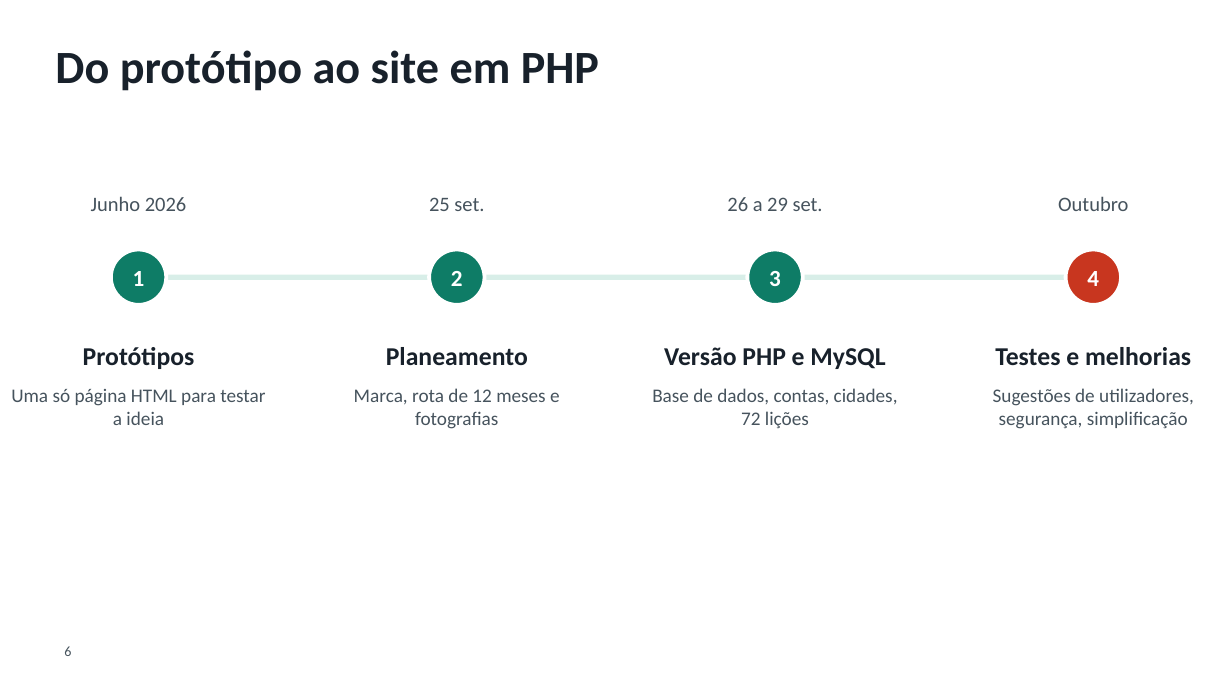
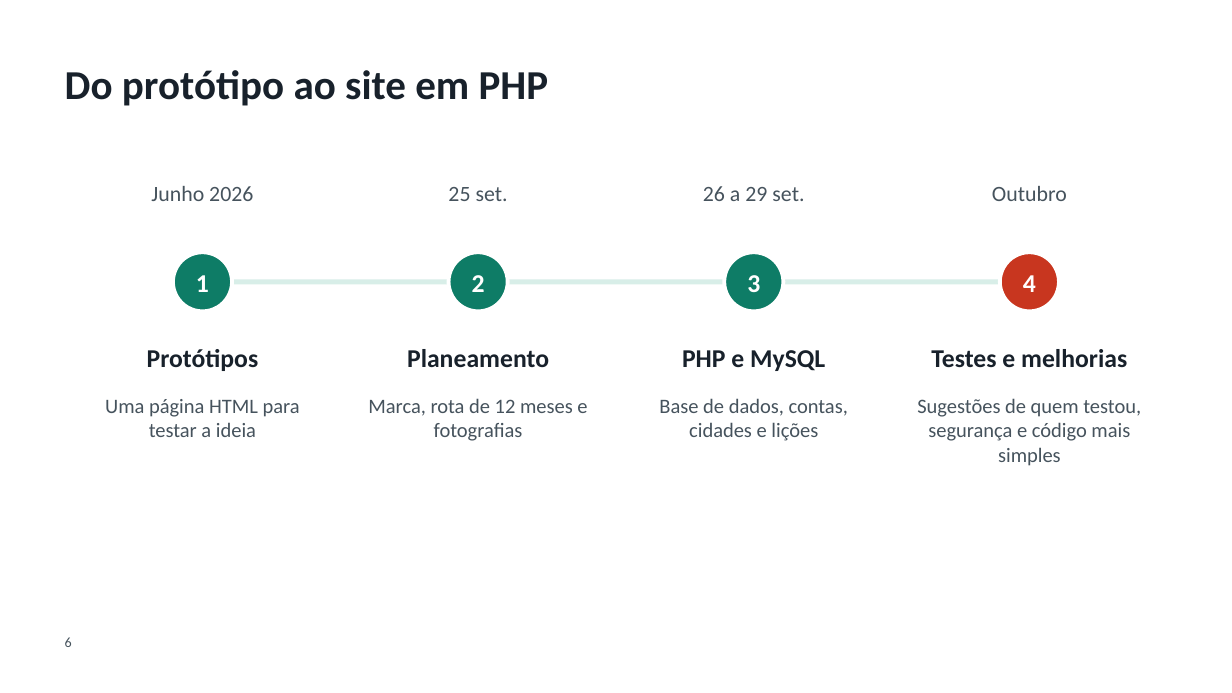
Before and after one commit to SCCPScar/MandarinCourse, a slide deck: slide 6 of docs/entregas/Apresentação - Chá.pptx. Drawn at 1232x693 pixels with LibreOffice and Linux fonts; fonts in the diff are those of the drawing; background and template pictures are left out. Boxes give left, top, right and bottom in pixels: in the first picture for what was removed or moved away, otherwise in the second. Text is boxed around its words. In the diff, an @@ line names an element or a change of style, - is before the commit and + after.

```diff
--- a/docs/entregas/Apresentação - Chá.pptx
+++ b/docs/entregas/Apresentação - Chá.pptx
@@ title "Do protótipo ao site em ...": place and size @@
-title "Do protótipo ao site em ..." at (55,50,599,91)
+title "Do protótipo ao site em ..." at (65,70,549,106)
@@ title "Do protótipo ao site em ..." at (65,70,549,106): size 36 to 32 pt; vertical alignment top to middle @@
@@ text "Junho 2026": place and size @@
-text "Junho 2026" at (91,196,186,211)
+text "Junho 2026" at (151,186,253,201)
@@ text "25 set.": place and size @@
-text "25 set." at (429,197,484,211)
+text "25 set." at (448,187,508,201)
@@ text "26 a 29 set.": place and size @@
-text "26 a 29 set." at (727,197,823,211)
+text "26 a 29 set." at (703,186,804,201)
@@ size 16 to 17 pt; vertical alignment middle to top in 4 elements at (703,186,804,201), (448,187,508,201), (151,186,253,201), (992,186,1067,201) @@
@@ text "Outubro": place and size @@
-text "Outubro" at (1058,196,1128,211)
+text "Outubro" at (992,186,1067,201)
@@ text "1": place and size @@
-text "1" at (133,271,145,286)
+text "1" at (196,275,209,292)
@@ ellipse: place and size @@
-ellipse at (111,250,166,305)
+ellipse at (173,252,232,311)
@@ text "2": place and size @@
-text "2" at (451,271,463,286)
+text "2" at (472,275,485,292)
@@ ellipse: place and size @@
-ellipse at (429,250,484,305)
+ellipse at (448,252,507,311)
@@ text "3": place and size @@
-text "3" at (769,271,781,286)
+text "3" at (747,275,760,292)
@@ ellipse: place and size @@
-ellipse at (748,250,803,305)
+ellipse at (725,252,784,311)
@@ size 18 to 20 pt in 4 elements at (472,275,485,292), (747,275,760,292), (196,275,209,292), (1023,275,1036,292) @@
@@ text "4": place and size @@
-text "4" at (1087,271,1099,286)
+text "4" at (1023,275,1036,292)
@@ ellipse: place and size @@
-ellipse at (1066,250,1121,305)
+ellipse at (1000,252,1059,311)
@@ line moved from (139, 277) - (1093, 277) to (202, 282) - (1030, 282) @@
@@ text "Protótipos": place and size @@
-text "Protótipos" at (83,347,195,369)
+text "Protótipos" at (147,349,259,371)
@@ text "Planeamento": place and size @@
-text "Planeamento" at (386,347,528,365)
+text "Planeamento" at (407,349,549,367)
@@ vertical alignment middle to top in 4 elements at (407,349,549,367), (147,349,259,371), (931,349,1127,367), (682,350,825,371) @@
@@ text at (682,350,825,371): text changed @@
-Versão PHP e MySQL
+PHP e MySQL
@@ text "Testes e melhorias": place and size @@
-text "Testes e melhorias" at (995,347,1191,365)
+text "Testes e melhorias" at (931,349,1127,367)
@@ text at (105,399,300,437): text changed; size 15 to 16 pt @@
-Uma só página HTML para testar a ideia
+Uma página HTML para testar a ideia
@@ text "Marca, rota de 12 meses ...": place and size @@
-text "Marca, rota de 12 meses ..." at (354,388,560,429)
+text "Marca, rota de 12 meses ..." at (368,398,587,441)
@@ text "Marca, rota de 12 meses ..." at (368,398,587,441): size 15 to 16 pt @@
@@ text at (659,398,848,441): text changed; size 15 to 16 pt @@
-Base de dados, contas, cidades, 72 lições
+Base de dados, contas, cidades e lições
@@ text at (917,398,1141,466): text changed; size 15 to 16 pt @@
-Sugestões de utilizadores, segurança, simplificação
+Sugestões de quem testou, segurança e código mais simples
@@ page number: place and size @@
-page number at (64,646,71,656)
+page number at (65,637,72,647)
```
Also in this commit, not shown: 22 other slides changed, 6 other files.
